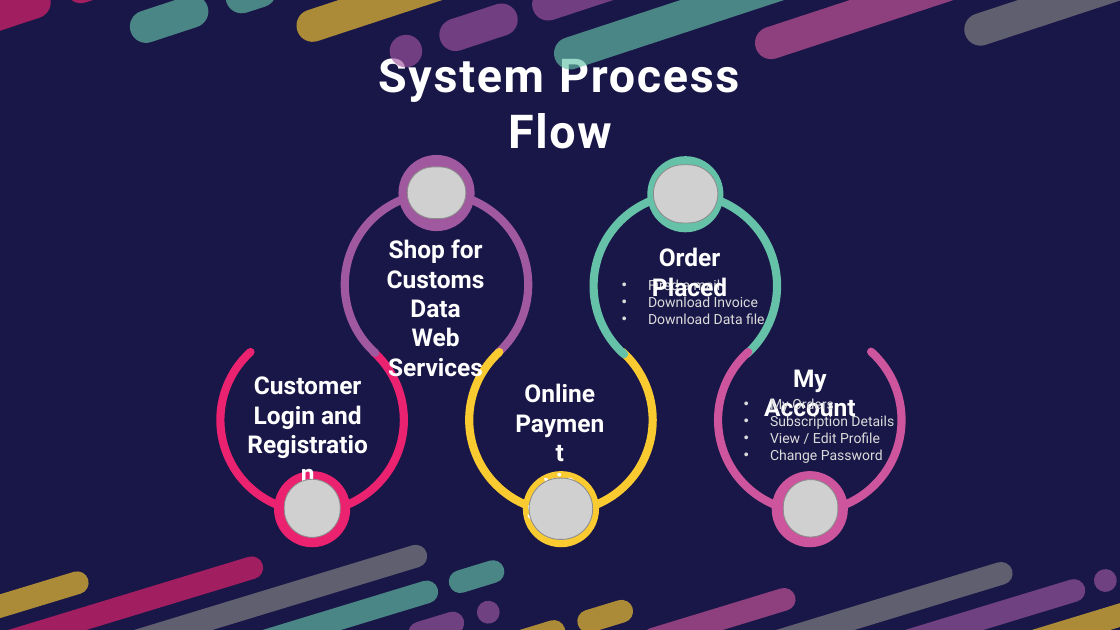
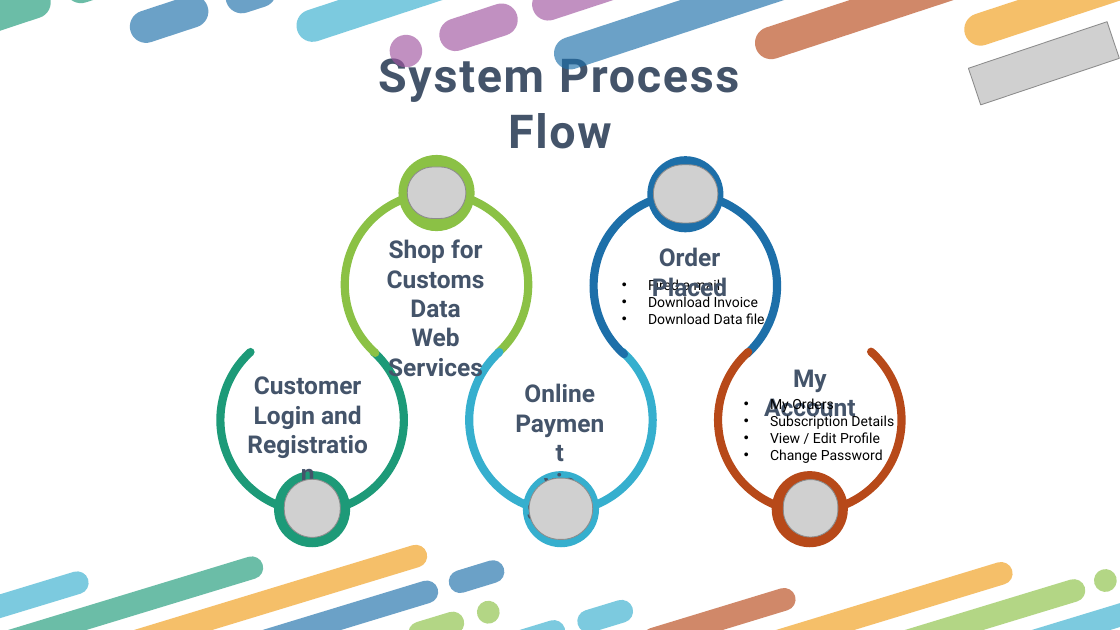
Before and after one commit to viveksoni100/finalyear_presentation, a slide deck: slide 9 of Daas.pptx. Drawn at 1120x630 pixels with LibreOffice and Linux fonts; fonts in the diff are those of the drawing; grey boxes stand for pictures. Boxes give left, top, right and bottom in pixels: in the first picture for what was removed or moved away, otherwise in the second. Text is boxed around its words. In the diff, an @@ line names an element or a change of style, - is before the commit and + after.

```diff
--- a/Daas.pptx
+++ b/Daas.pptx
@@ background #191747 to #FFFFFF @@
@@ fill #FACA31 at 65% opacity to #36AFCE at 65% opacity in 7 elements at <box>0,0,775,101</box>, <box>408,560,989,630</box>, <box>994,574,1120,630</box>, <box>573,591,637,630</box>, <box>0,531,569,630</box>, <box>0,548,92,630</box>, <box>292,0,1109,162</box> @@
@@ fill #65C2A8 at 65% opacity to #1D6FA9 at 65% opacity in 8 elements at <box>395,0,1120,71</box>, <box>284,0,391,3</box>, <box>125,0,214,55</box>, <box>220,0,281,22</box>, <box>480,577,1061,630</box>, <box>0,504,442,630</box>, <box>446,552,509,602</box>, <box>549,0,1120,173</box> @@
@@ picture added at <box>969,21,1120,105</box> @@
@@ text colour #FFFFFF to #44546A in 6 elements at <box>524,383,595,526</box>, <box>652,247,727,302</box>, <box>387,239,485,382</box>, <box>764,369,856,422</box>, <box>254,376,362,429</box>, <box>378,49,739,149</box> @@
@@ ellipse at <box>398,155,475,231</box>: fill #A0589F to #8BC145 @@
@@ ellipse at <box>648,156,724,233</box>: fill #65C2A8 to #1D6FA9 @@
@@ arc (boxed as its full ellipse) at <box>344,193,528,376</box>: outline #A0589F 7 pt to #8BC145 7 pt @@
@@ arc (boxed as its full ellipse) at <box>594,194,777,377</box>: outline #65C2A8 7 pt to #1D6FA9 7 pt @@
@@ text "Fired a mail" at <box>648,277,765,328</box>: text colour #DBDBDB to #000000 @@
@@ arc (boxed as its full ellipse) at <box>220,329,403,512</box>: outline #EA226F 7 pt to #1D9A78 7 pt @@
@@ arc (boxed as its full ellipse) at <box>470,329,653,512</box>: outline #FACA31 7 pt to #36AFCE 7 pt @@
@@ arc (boxed as its full ellipse) at <box>718,329,902,512</box>: outline #CC559D 7 pt to #B74919 7 pt @@
@@ text "My Orders" at <box>770,396,894,463</box>: text colour #DBDBDB to #000000 @@
@@ fill #EA226F at 65% opacity to #1D9A78 at 65% opacity in 3 elements at <box>60,0,877,123</box>, <box>0,0,56,46</box>, <box>0,479,267,630</box> @@
@@ fill #878787 at 65% opacity to #F19D19 at 65% opacity in 3 elements at <box>959,0,1120,78</box>, <box>435,473,1016,630</box>, <box>0,468,431,630</box> @@
@@ ellipse at <box>274,471,350,548</box>: fill #EA226F to #1D9A78 @@
@@ ellipse at <box>523,471,599,548</box>: fill #FACA31 to #36AFCE @@
@@ ellipse at <box>772,471,849,548</box>: fill #CC559D to #B74919 @@
@@ fill #CC559D at 65% opacity to #B74919 at 65% opacity in 3 elements at <box>750,0,1120,163</box>, <box>0,594,494,630</box>, <box>638,564,799,630</box> @@
@@ fill #A0589F at 65% opacity to #8BC145 at 65% opacity in 5 elements at <box>507,491,1089,630</box>, <box>1090,565,1120,595</box>, <box>0,544,403,630</box>, <box>404,603,468,630</box>, <box>474,597,504,627</box> @@
```
Also in this commit, not shown: 14 other slides changed.
